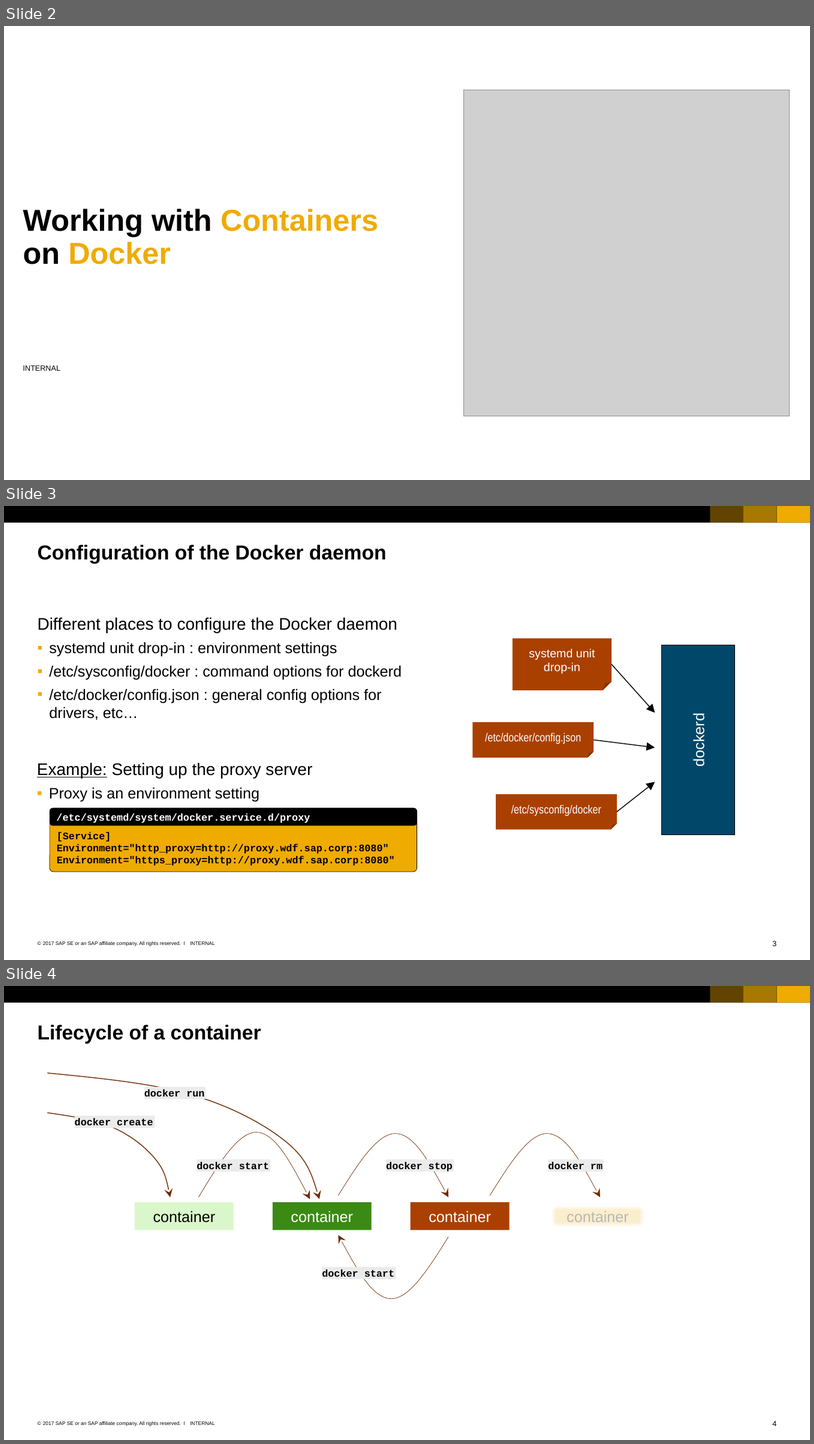
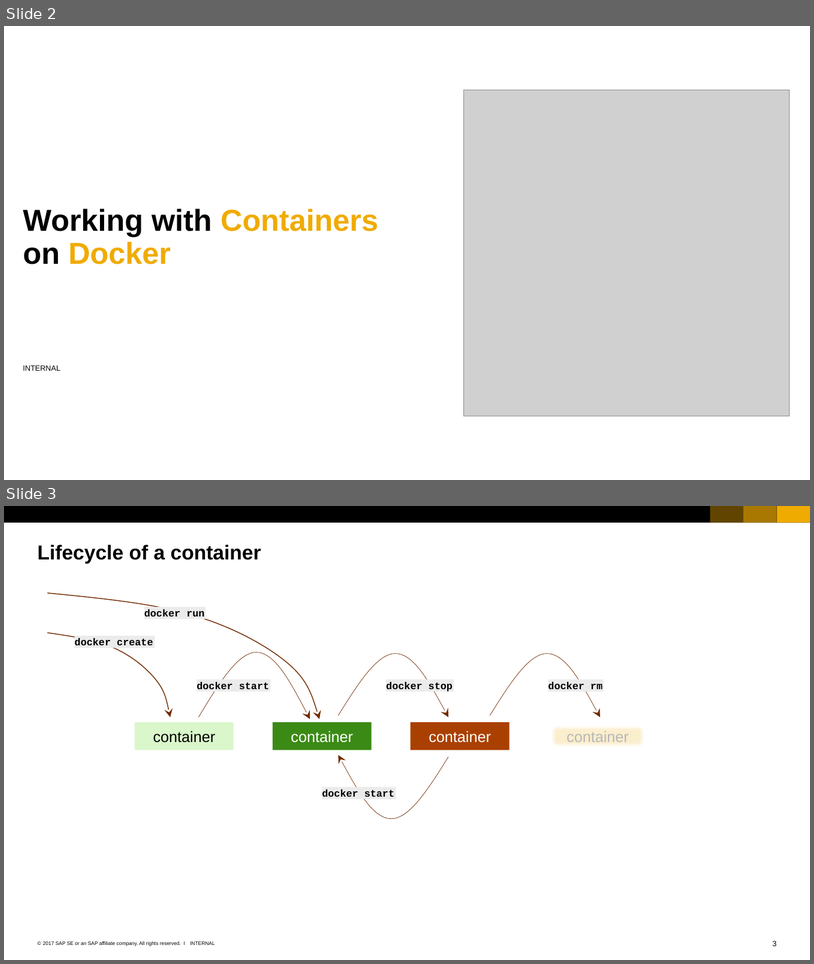
Before and after one commit to cuijiyao01/docker-k8s-training, a slide deck: docker/03_Working_with_containers.pptx. Shown one above the other, each under a label of ours: slides 2, 3 and 4 before the commit, slides 2 and 3 after it. The pictures are 814x1444 and 814x964 pixels, drawn with LibreOffice and Linux fonts; fonts in the diff are those of the drawing; grey boxes stand for pictures; background and template pictures are left out. Boxes give left, top, right and bottom in pixels: in the first picture for what was removed or moved away, otherwise in the second. Text is boxed around its words. In the diff, an @@ line names an element or a change of style, - is before the commit and + after.

```diff
--- a/docker/03_Working_with_containers.pptx
+++ b/docker/03_Working_with_containers.pptx
@@ slide 3 removed at (x1=4, y1=506, x2=810, y2=960), background #FFFFFF; not listed: 7 template elements that a slide beside it also shows @@
@@ title removed at (x1=38, y1=544, x2=387, y2=564) @@
-Configuration of the Docker daemon
@@ text removed at (x1=38, y1=617, x2=402, y2=720) @@
-Different places to configure the Docker daemon
-  ▪ systemd unit drop-in : environment settings
-  ▪ /etc/sysconfig/docker : command options for dockerd
-  ▪ /etc/docker/config.json : general config options for drivers, etc…
@@ folded corner removed at (x1=512, y1=639, x2=612, y2=690) @@
-systemd unit drop-in
@@ rectangle removed at (x1=662, y1=645, x2=735, y2=834) @@
-dockerd
@@ arrow removed from (612, 664) to (655, 712) @@
@@ folded corner removed at (x1=473, y1=722, x2=593, y2=757) @@
-/etc/docker/config.json
@@ arrow removed from (594, 739) to (655, 747) @@
@@ text removed at (x1=37, y1=762, x2=312, y2=802) @@
-Example: Setting up the proxy server
-  ▪ Proxy is an environment setting
@@ arrow removed from (617, 811) to (655, 781) @@
@@ rounded rectangle removed at (x1=50, y1=808, x2=417, y2=871) @@
-[Service]
-Environment="http_proxy=http://proxy.wdf.sap.corp:8080"
-Environment="https_proxy=http://proxy.wdf.sap.corp:8080"
@@ rounded rectangle removed at (x1=50, y1=808, x2=417, y2=825) @@
-/etc/systemd/system/docker.service.d/proxy
@@ folded corner removed at (x1=496, y1=794, x2=617, y2=829) @@
-/etc/sysconfig/docker
@@ what was slide 4 is now slide 3 @@
@@ page number at (x1=773, y1=940, x2=777, y2=946): text changed @@
-4
+3
```
